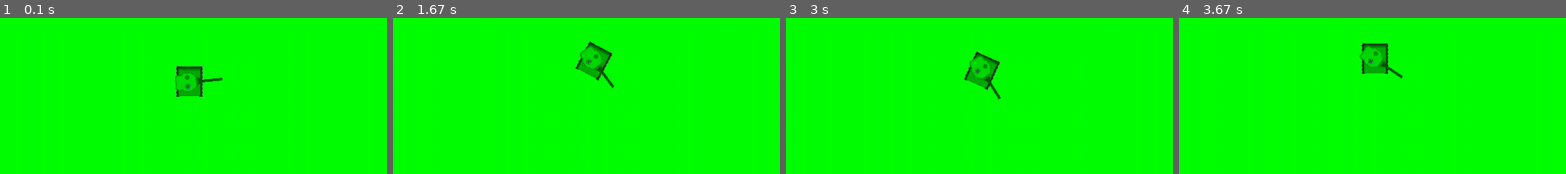
Above: before the commit, frames 1-4 (left to right).
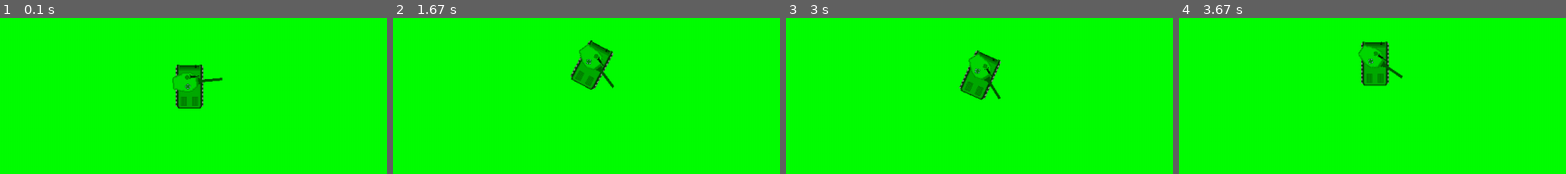
Above: after the commit, the same moments.

Repository: lorenzosharks/pygame_thingamajig
Game: pygame game, started from game.py
Two runs of this game, one before a commit and one after it. Both use one fixed random seed, a clock stepped at 60 frames per second and the inputs below.
Inputs (mouse positions are % of the whole screen's width and height, from its top left):
- Up to frame 1 (0.1 s): no input
- Up to frame 2 (1.67 s): hold R 0.33-0.8 s; hold D 0.33-0.8 s; move the mouse to (46, 77) at 0.37 s; hold D 0.83-1.3 s; move the mouse to (84, 66) at 0.87 s; hold W 1.33-1.63 s; move the mouse to (51, 80) at 1.37 s
- Up to frame 3 (3 s): hold D 1.67-2.13 s; move the mouse to (25, 72) at 1.7 s; tap 1 at 1.82 s; hold A 2.17-2.7 s; move the mouse to (outside the picture) at 2.2 s; hold S from 2.73 s (still down)
- Up to frame 4 (3.67 s): release S at 3.03 s; hold A 3.07-3.47 s; tap 1 at 3.22 s; hold W from 3.5 s (still down)
The pictures show only the part of the screen within x 26-76%, y 50-100%; the shares and areas given below are measured in that part.

The runs differ from the first frame. In frame 1, 1.0% of the frame differs, in the area x 44-53%, y 29-59%; in frame 2, 0.9%; in frame 3, 0.9%; in frame 4, 0.9%.

Commit message:
better design

Diff:
--- a/game.py
+++ b/game.py
@@ -5,8 +5,8 @@
 pygame.init()
 
 # Load images
-tank_body = pygame.image.load("tank.png")  # Replace "tank.png" with the path to your image
-tank_turret = pygame.image.load("turret_larger.png")  # Replace "turret.png" with the path to your image
+tank_body = pygame.image.load("better_body.png")  # Replace "tank.png" with the path to your image
+tank_turret = pygame.image.load("better_turret.png")  # Replace "turret.png" with the path to your image
 shell = pygame.image.load("bullet.png")
 
 # Screen setup
@@ -15,7 +15,7 @@
 screenH = pixels.current_h - 50
 
 sizeW = 50
-sizeH = 50
+sizeH = 100
 
 x = screenW // 2 - tank_body.get_width() // 2
 y = screenH // 2 - tank_body.get_height() // 2
@@ -31,6 +31,10 @@
 run = True
 screen = pygame.display.set_mode((screenW, screenH))
 allowed = True
+
+# Debugging purposes
+print(tank_body.get_width())
+print(tank_body.get_height())
 
 # Movement and rotation flags
 allowW = True
@@ -160,7 +164,6 @@
         x += backward_speed * math.sin(angle_radians)
     else:
         tank_speed = 0
-
 
     if key[pygame.K_r]:
         x = OGx
Binary file added: better_body.png
Binary file added: better_turret.png
